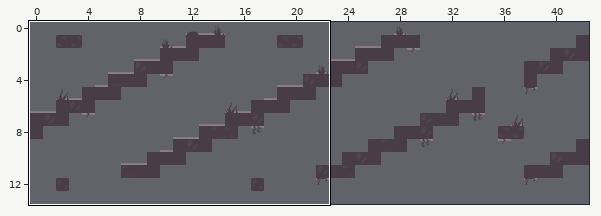
Level history. Tiled map: tiles_definitivo/nodos/Up/Mininode_7.tmx. The first picture is a wide view before the edit; the outline marks the close-up.
Close-up. Before the commit:
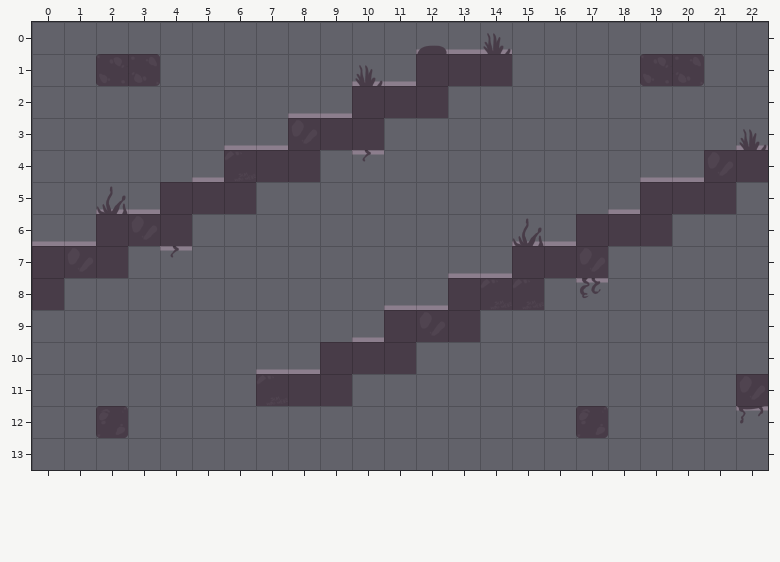
Cells are 70x70 px. Shown: x 0..22, y 0..13.
After:
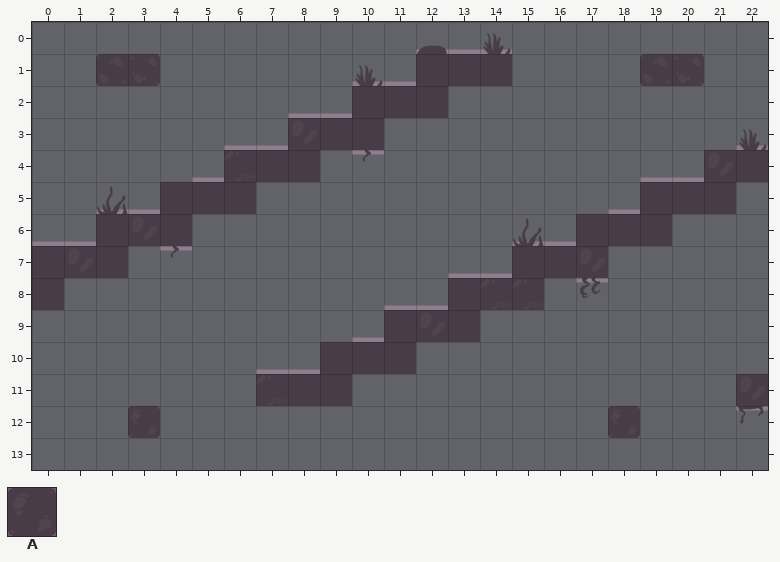
Key: from "tiles_fv": A 23 "slice01_01".
_ is an empty cell.
The edit:
{"where": "layer \"Capa de Patrones 1\""}
{"y":12,"x":2,"old":"A_","new":"_A"}
{"y":12,"x":17,"old":"A_","new":"_A"}
{"label":"changed","picture_box":[96,406,160,438]}
{"label":"changed","picture_box":[576,406,640,438]}
